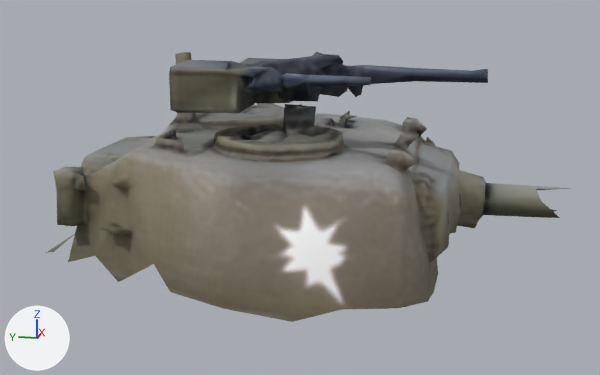
An edit to the OBJ model unity/Assets/_Game/Resources/Models/sherman_turret.obj, drawn before and after from the same camera.
Camera for both pictures: a camera (50 mm lens) standing at (-5.38, -1.24, 1.87) and looking at (0.24, -0.12, 0.47). The axes (+X, +Y, +Z) are drawn at lower left. The lights are the same throughout. The picture after the commit comes second. Where no turn or scale is listed for an object, it has been applied to the vertices. Vertices at exactly the same position are counted once.

Names of what the first picture shows: 'sherman_turret'.
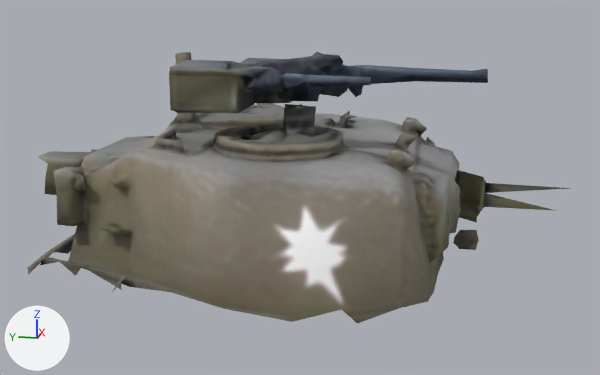
The newer file is also turned or shifted as a whole; pictures and numbers use the older file's frame.

The change in detail:
me_sherman_turret is used by ob_sherman_turret; location (0.0, 0.0, 0.0).
Verts and faces of me_sherman_turret; kept vertices keep their numbers, new ones are numbered from 730.
Before the commit, vertices of me_sherman_turret: 136 (-0.95, -0.6, 0.06) at pixel (341, 309), 140 (-0.79, -0.92, 0.03) at pixel (399, 308).
me_sherman_turret had 730 vertices, 1429 faces and spanned x -0.98..1.56, y -2.03..1.62, z -0.05..1.45.
me_sherman_turret now has 844 vertices, 1610 faces and spans x -0.98..1.56, y -2.03..1.85, z -0.07..1.45.
me_sherman_turret part 1: a new loose piece of 14 vertices spanning x 0.43..0.93, y -1.39..-1.2, z -0.03..0.03, in mat_sherman_turret (picture img_sherman_png).
Part 2, on me_sherman_turret:
10 vertices are removed from x 0.52..0.67, y -1.94..-1.35, z 0.13..0.46.
31 faces are deleted.
9 vertices are added at x 0.45..1.52, y -1.14..0.06, z -0.07..0.04.
13 new faces join them.
Part 3, on me_sherman_turret:
100 vertices are added at x -0.79..1.39, y 0.85..1.85, z -0.07..0.67.
182 new faces join them.
Part 4, on me_sherman_turret:
New vertex 732 is at (-0.89, -0.69, -0.05), pixel (357, 323).
New faces: (136, 732, 140).

Pixel boxes (x1, y1, x2, y2) of what changed, in the pictures (600 x 375 px):
'sherman_turret', reshaped: before (46, 52, 570, 322); after (27, 52, 570, 323)
part 1 of me_sherman_turret, added: after (453, 230, 479, 250)
part 2 of me_sherman_turret, cut back (mostly hidden afterwards): before (455, 170, 564, 228); after (437, 252, 444, 272)
part 3 of me_sherman_turret, added: after (27, 149, 170, 292)
part 4 of me_sherman_turret, added (brown): after (343, 308, 399, 323)
